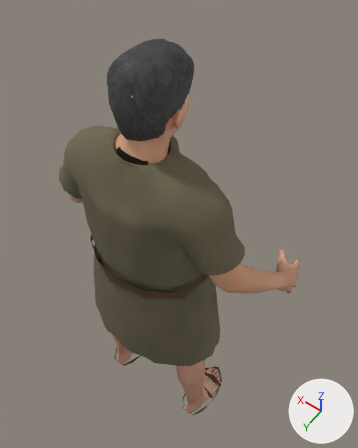
What one commit did to the glTF model prototype/assets/characters/frontier_elder_1.glb.
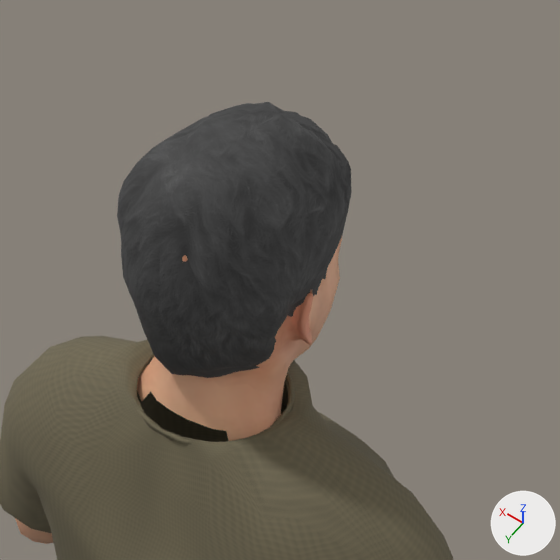
Old and new are each drawn whole from a 50 mm camera at (-0.503, 0.555, 1.989) aimed at (0.027, -0.187, 0.823) and again close up on the part from 18% to 76% of the width and 0% to 47% of the height. The axes (+X, +Y, +Z) are drawn at lower right. The lights are the same throughout. The older version's two pictures come first. Vertices at exactly the same position are counted once.

In view in the first close-up: 'HeroBody', 'HeroCollarSeam', 'HeroHair', 'HeroTunic'.
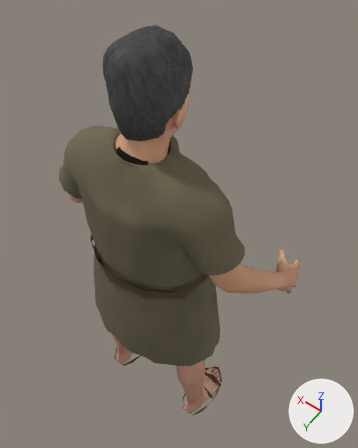
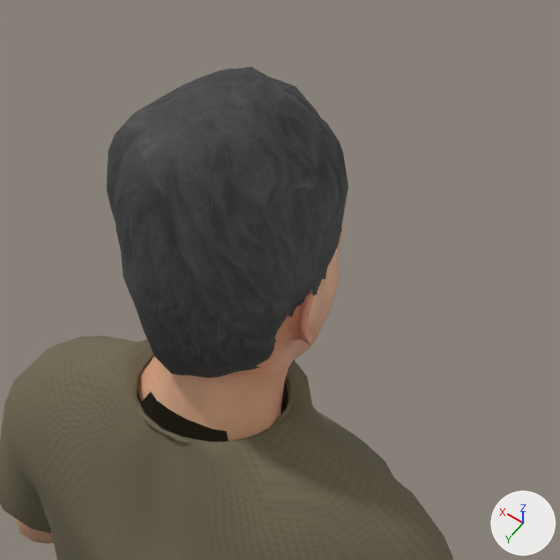
The newer file adds a shape key; the second version is drawn at full value of the shape key 'CastHair' of 'HeroHair', and the change is written as the vertex moves it makes.

Location of each change, [x1, y1, x2, y2] in pixels of the close-ups (560 x 560 px; the box of a moved part takes in the faces that stretch with it):
```json
{"object": "HeroHair", "change": "reshaped", "before": [117, 102, 351, 378], "after": [107, 67, 348, 378], "on screen": "13% taller"}
{"part": 1, "of": "me_herohair", "change": "moved or reshaped", "before": [117, 102, 351, 265], "after": [107, 67, 348, 265]}
```

The change, as JSON lines over the scene's bpy script:
```json
{"block": "me_herohair", "where": "# used by ob_herohair; location = (0.0, 0.0, 0.0)"}
{"op": "remove", "block": "me_herohair", "code": "me_herohair.from_pydata(...)  # 453 vertices, 802 faces; spans x -0.077..0.072, y -0.156..0.033, z 1.319..1.488"}
{"op": "add", "block": "me_herohair", "code": "me_herohair.from_pydata(...)  # 453 vertices, 802 faces; spans x -0.077..0.077, y -0.157..0.033, z 1.319..1.505"}
{"block": "me_herohair", "change": "me_herohair part 1: 212 of 453 vertices moved; they spanned x -0.077..0.072, y -0.156..0.032, z 1.412..1.488 and now span x -0.071..0.077, y -0.157..0.032, z 1.413..1.505; mean shift (0.012, -0.002, 0.012); largest move (-0.014, -0.12, 1.466) -> (0.004, -0.126, 1.483)"}
```
